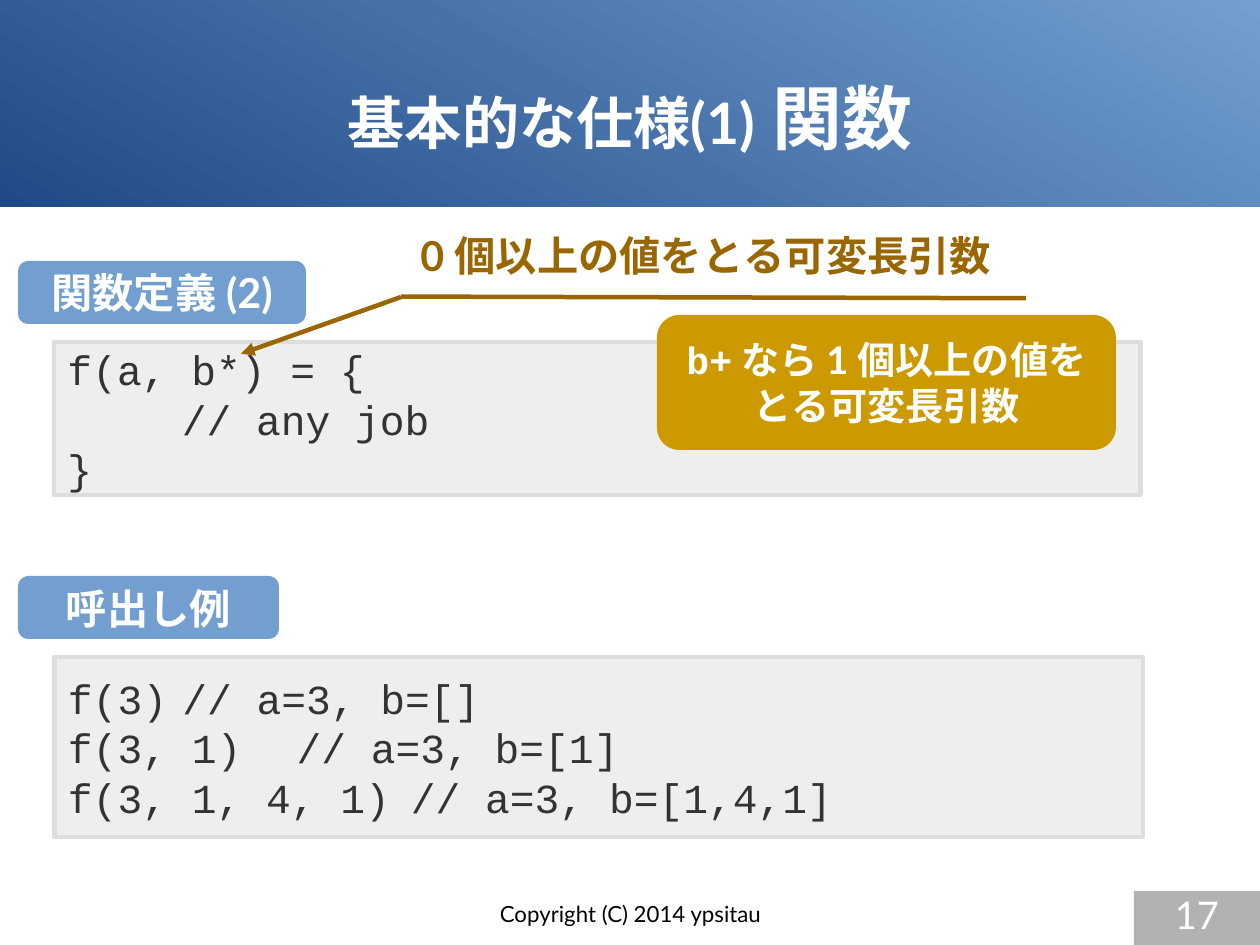
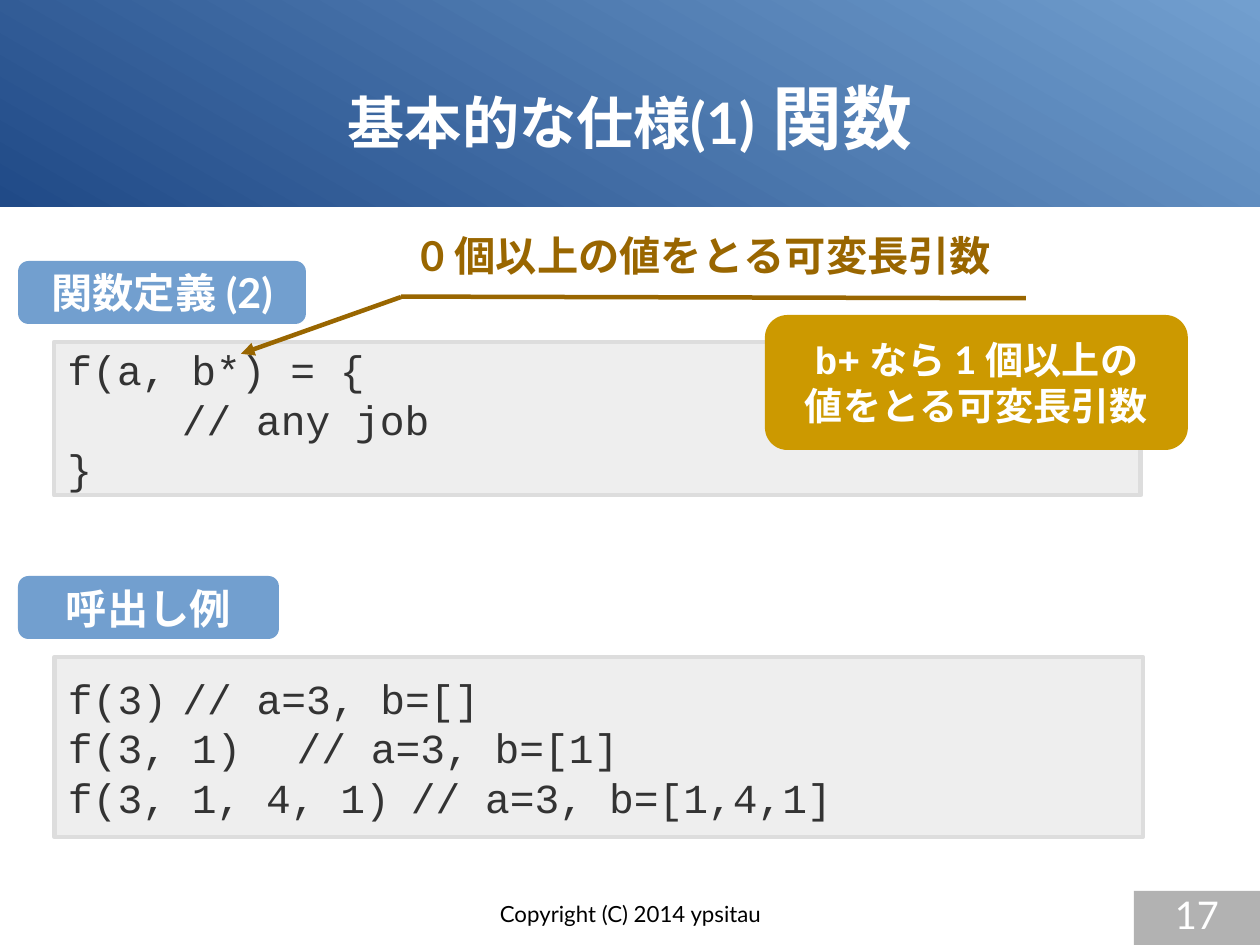
Before and after one commit to gura-lang/gura-doc, a slide deck: slide 17 of presentation/gura-introduction.odp. Drawn at 1260x945 pixels with LibreOffice and Linux fonts; fonts in the diff are those of the drawing. Boxes give left, top, right and bottom in pixels: in the first picture for what was removed or moved away, otherwise in the second. Text is boxed around its words. In the diff, an @@ line names an element or a change of style, - is before the commit and + after.

```diff
--- a/presentation/gura-introduction.odp
+++ b/presentation/gura-introduction.odp
@@ rounded rectangle "b+ なら 1 個以上の": place and size @@
-rounded rectangle "b+ なら 1 個以上の" at <box>657,316,1117,450</box>
+rounded rectangle "b+ なら 1 個以上の" at <box>765,316,1188,450</box>
@@ text in rounded rectangle at <box>805,342,1148,424</box>: spaces changed @@
-b+ なら 1 個以上の値を
-とる可変長引数
+b+ なら 1 個以上の
+値をとる可変長引数
```
Also in this commit, not shown: 6 other slides changed, 1 slide added.
